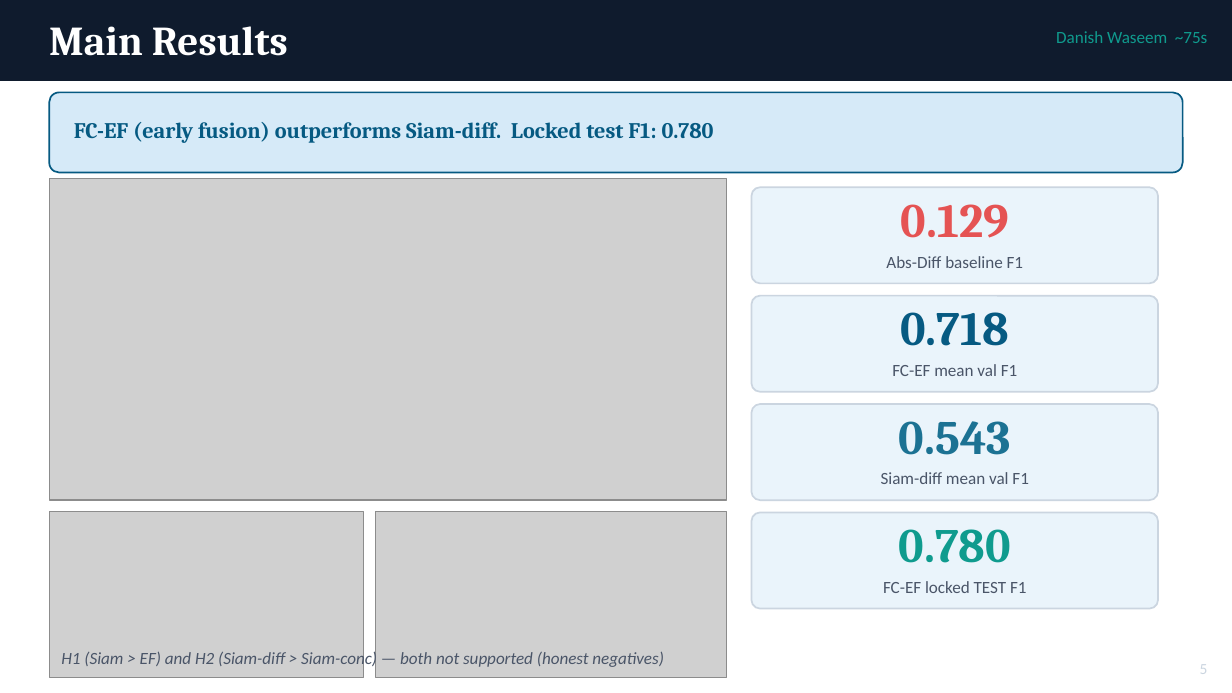
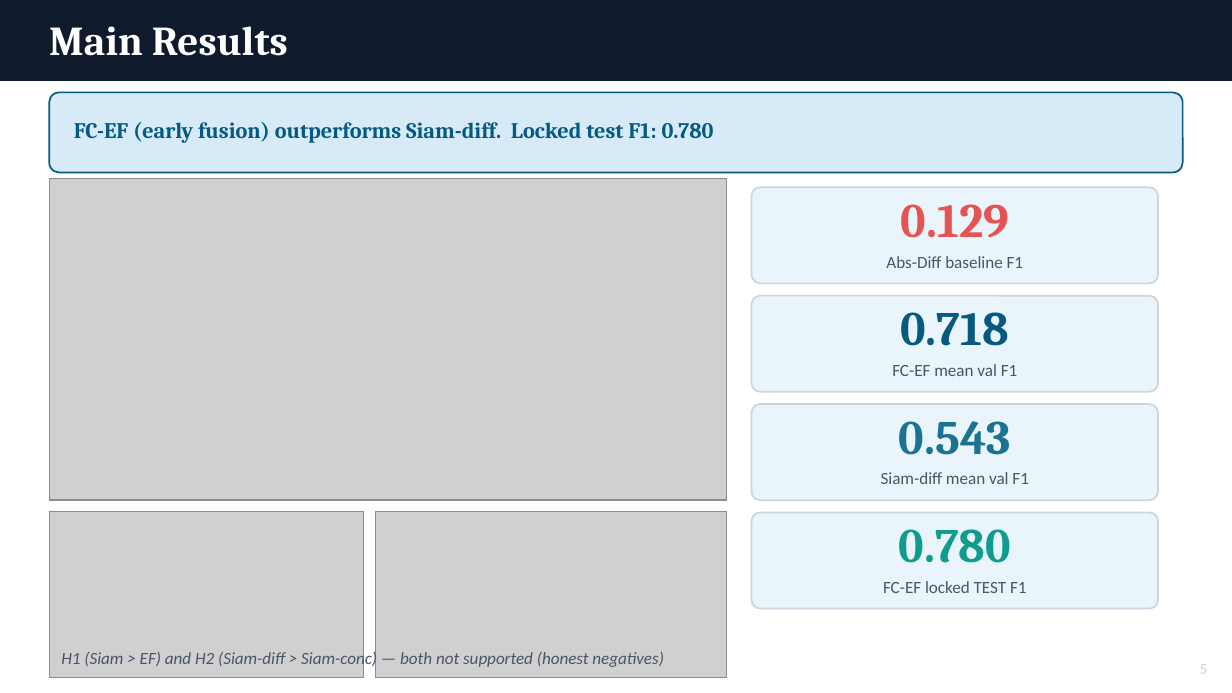
Before and after one commit to danwaseem/levir-change-detection, a slide deck: slide 6 of presentation/buildsafe_vision.pptx. Drawn at 1232x693 pixels with LibreOffice and Linux fonts; fonts in the diff are those of the drawing; grey boxes stand for pictures. Boxes give left, top, right and bottom in pixels: in the first picture for what was removed or moved away, otherwise in the second. Text is boxed around its words. In the diff, an @@ line names an element or a change of style, - is before the commit and + after.

```diff
--- a/presentation/buildsafe_vision.pptx
+++ b/presentation/buildsafe_vision.pptx
@@ text removed at [1056, 31, 1207, 43] @@
-Danish Waseem ~75s
```
Also in this commit, not shown: 6 other slides changed, 1 other file.
